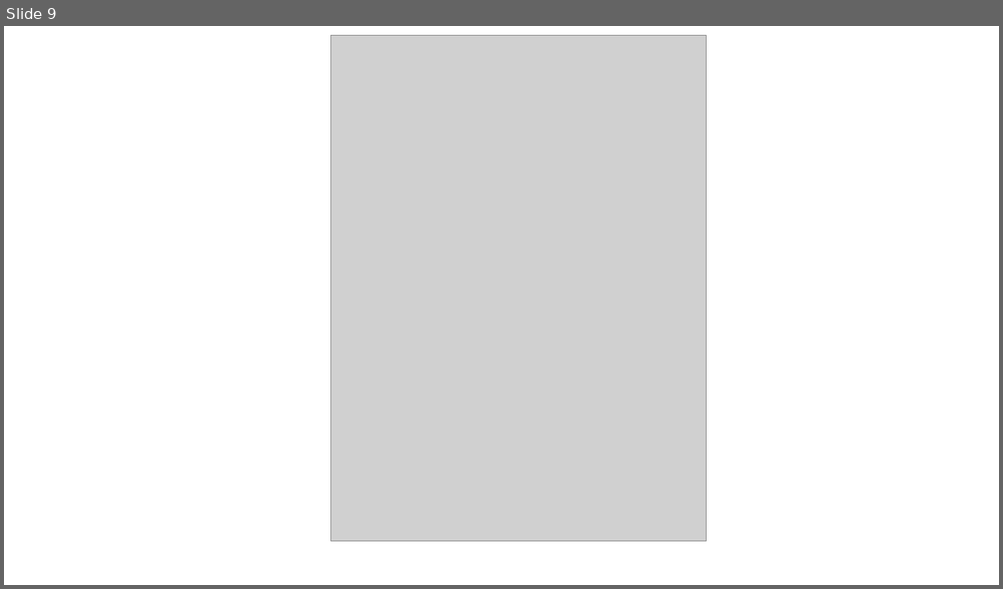
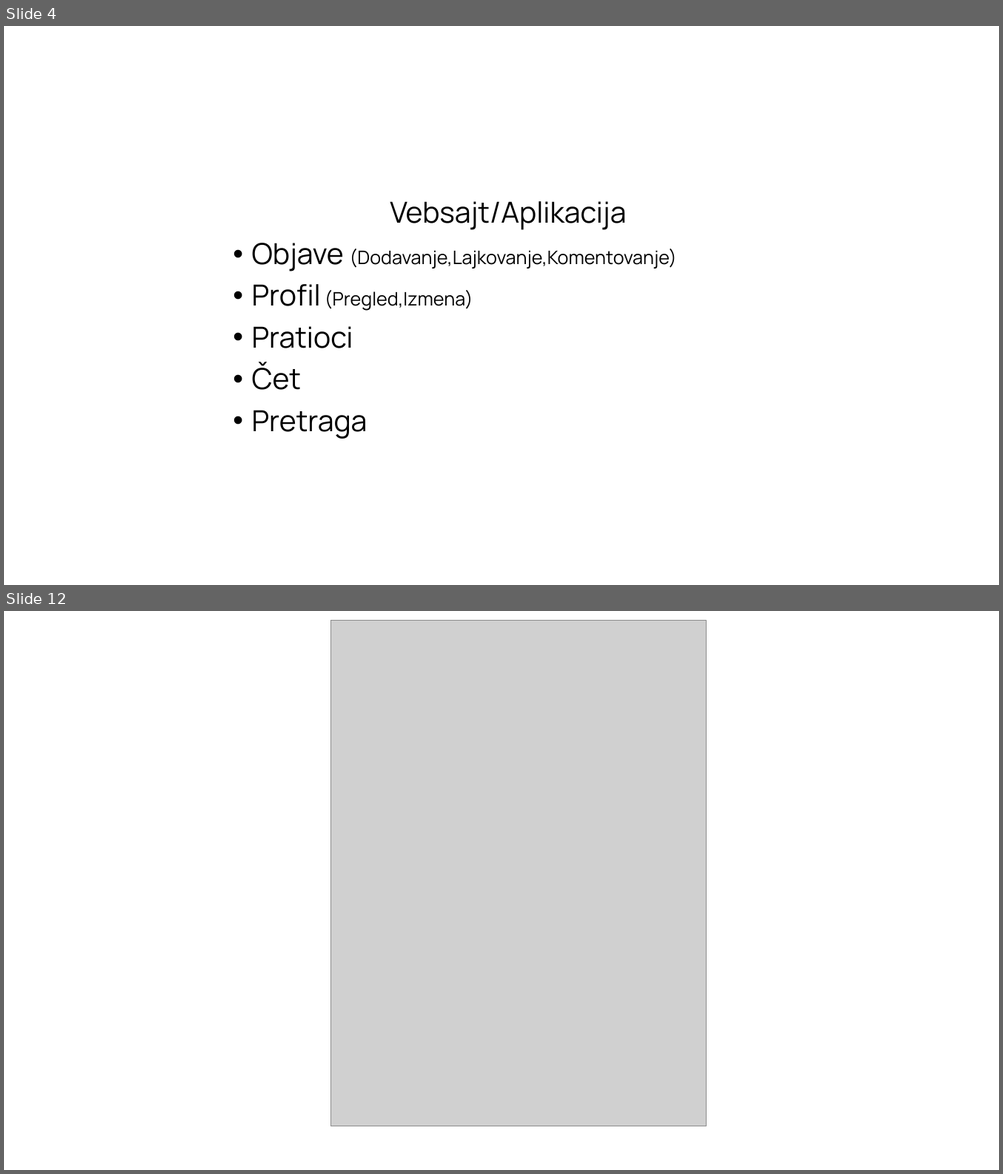
Before and after one commit to LukaPatarcic/social-media, a slide deck: Documentation/Presentation.pptx. Shown one above the other, each under a label of ours: slide 9 before the commit, slides 4 and 12 after it; the slides between them are not shown. The pictures are 1003x589 and 1003x1174 pixels, drawn with LibreOffice and Linux fonts; fonts in the diff are those of the drawing; grey boxes stand for pictures; background and template pictures are left out. Boxes give left, top, right and bottom in pixels: in the first picture for what was removed or moved away, otherwise in the second. Text is boxed around its words. In the diff, an @@ line names an element or a change of style, - is before the commit and + after.

```diff
--- a/Documentation/Presentation.pptx
+++ b/Documentation/Presentation.pptx
@@ slide 4 added at box(4, 26, 999, 585), background picture (left out) @@
@@ text added at box(252, 201, 677, 439), 18 pt, text #000000 @@
+Vebsajt/Aplikacija
+• Objave (Dodavanje,Lajkovanje,Komentovanje)
+• Profil (Pregled,Izmena)
+• Pratioci
+• Čet
+• Pretraga
@@ what was slide 9 is now slide 12 @@
```
Also in this commit, not shown: 5 slides changed, 3 other slides added, 1 slide removed, 20 other files.
